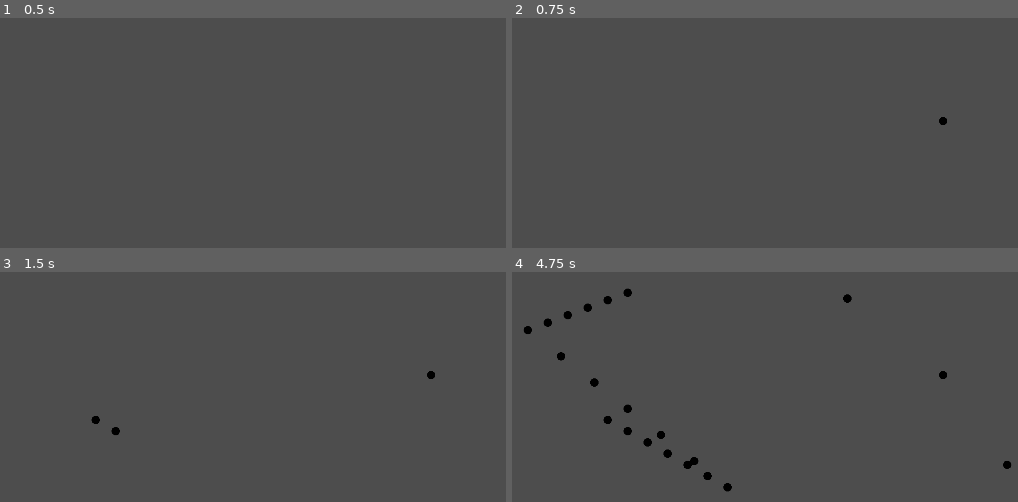
Above: before the commit, frames 1-4 (two rows, left to right).
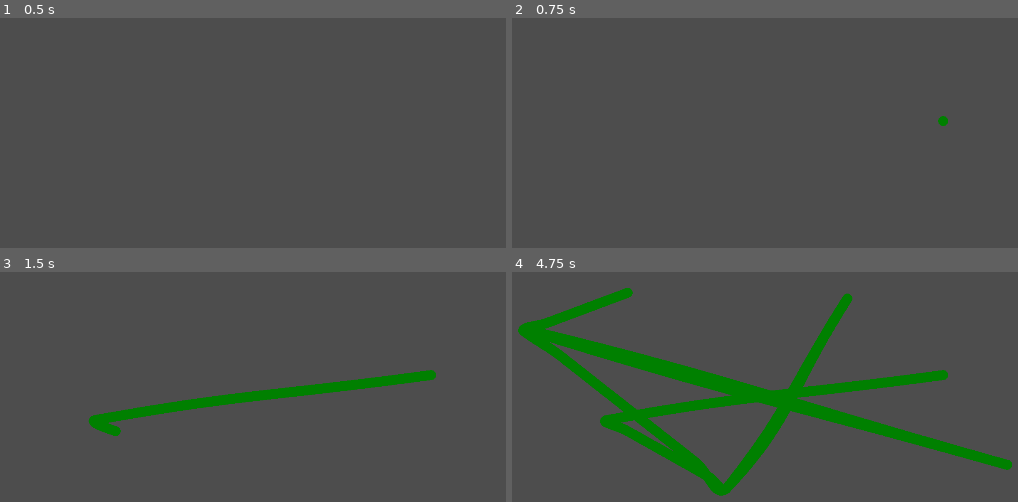
Above: after the commit, the same moments.

Repository: toucam87/FractaDoodle
Game: Godot game, scene res://Scenes/stroke.tscn
Two runs of this game, one before a commit and one after it. Both use one fixed random seed, a clock stepped at 60 frames per second and the inputs below. This scene is started directly instead of the project's main scene.
Inputs (mouse positions are in pixels of both pictures, inside the frame that each line leads up to):
- Up to frame 1 (0.5 s): no input
- Up to frame 2 (0.75 s): tap Enter at 0.5 s; move the mouse to (942, 121) at 0.52 s; press the mouse at (942, 121) at 0.53 s
- Up to frame 3 (1.5 s): right-click (430, 375) at 0.8 s; release the mouse at (430, 375) at 1.25 s; tap Space at 1.25 s; drag from (96, 419) to (217, 488) at 1.27 s
- Up to frame 4 (4.75 s): move the mouse to (845, 299) at 2.02 s; press the mouse at (845, 299) at 2.03 s; right-click (845, 299) at 2.3 s; release the mouse at (845, 299) at 2.75 s; tap Enter at 2.75 s; drag from (729, 488) to (527, 329) at 2.77 s; move the mouse to (1007, 465) at 3.52 s; press the mouse at (1007, 465) at 3.53 s; right-click (1007, 465) at 3.8 s; release the mouse at (1007, 465) at 4.25 s; tap Space at 4.25 s; drag from (527, 329) to (648, 285) at 4.27 s

Frame 1 is identical in both runs. In frame 2, less than 0.1% of the frame differs, in the area x 84-87%, y 42-47%; in frame 3, 3.2%; in frame 4, 14%, in the area x 1-99%, y 6-98%.

Commit message:
v0.2.1 smooth drawing
managed to get smooth drawing instead of disconnected points by applying bezier curves in between the mouse location points. thickness is still constant at the moment.

Diff:
--- a/Scenes/Drawing.gd
+++ b/Scenes/Drawing.gd
@@ -1,6 +1,6 @@
 extends Node2D
 
-var points_to_paint : PackedVector2Array
+
 var stroke_packed_scene = preload("res://Scenes/stroke.tscn")
 var new_stroke : Stroke
 
@@ -10,12 +10,13 @@
 		new_stroke = stroke_packed_scene.instantiate() as Stroke
 		add_child(new_stroke)
 		new_stroke.name = "stroke "
-		new_stroke.configurate(Color.BLUE, 12.0, 1.0)
+		new_stroke.configurate(Color.GREEN_YELLOW, 12.0, 1.0)
+
 
 	if event.is_action_released("left click"):
 		new_stroke.is_painting = false
 		new_stroke = null
-		points_to_paint.clear()
+
 
 	if event.is_action_pressed("right click"):
 		new_stroke = stroke_packed_scene.instantiate() as Stroke
@@ -23,7 +24,7 @@
 		new_stroke.name = "erase stroke "
 		new_stroke.configurate(Color.WHITE, 25.0, 1.0)
 
+
 	if event.is_action_released("right click"):
 		new_stroke.is_painting = false
 		new_stroke = null
-		points_to_paint.clear()
--- a/Scenes/Fractal Frame.gd
+++ b/Scenes/Fractal Frame.gd
@@ -1,4 +1,7 @@
 extends Node2D
+
+#NOTE: The fractal sprite has a material with blending mode set to premultiplied alpha. This gets the colors really nice and vibrant
+# instead of getting more and more grey with the repeating frames.
 
 @onready var fractal_sprite = $fractal_sprite
 @onready var panel = $fractal_sprite/Panel
@@ -23,6 +26,8 @@
 	var viewport_texture = get_viewport().get_texture()
 	fractal_sprite.texture = ImageTexture.create_from_image( viewport_texture.get_image() )
 
+#TODO have modulate of sprite be a property that can be changed through UI since it changes the level of fading/detail visible on final image
+# with a really cool effect
 
 
 
--- a/Scenes/Fractal Frame.tscn
+++ b/Scenes/Fractal Frame.tscn
@@ -1,7 +1,13 @@
-[gd_scene load_steps=5 format=3 uid="uid://df75qk2fhqfsj"]
+[gd_scene load_steps=7 format=3 uid="uid://df75qk2fhqfsj"]
 
 [ext_resource type="Script" path="res://Scenes/Fractal Frame.gd" id="1_3m0m3"]
 [ext_resource type="Texture2D" uid="uid://biw5gbdej1tvx" path="res://Textures/blue_button13.png" id="2_3a2bw"]
+
+[sub_resource type="CanvasItemMaterial" id="CanvasItemMaterial_a5ji8"]
+blend_mode = 2
+
+[sub_resource type="CanvasItemMaterial" id="CanvasItemMaterial_vkucb"]
+blend_mode = 4
 
 [sub_resource type="StyleBoxTexture" id="StyleBoxTexture_aljk7"]
 texture = ExtResource("2_3a2bw")
@@ -16,11 +22,15 @@
 Panel/styles/panel = SubResource("StyleBoxTexture_aljk7")
 
 [node name="FractalFrame" type="Node2D"]
+z_index = 2
+material = SubResource("CanvasItemMaterial_a5ji8")
 position = Vector2(800, 450)
 scale = Vector2(0.6, 0.6)
 script = ExtResource("1_3m0m3")
 
 [node name="fractal_sprite" type="Sprite2D" parent="."]
+modulate = Color(1, 1, 1, 0.94902)
+material = SubResource("CanvasItemMaterial_vkucb")
 
 [node name="Panel" type="Panel" parent="fractal_sprite"]
 visible = false
--- a/Scenes/main_canvas_layer.tscn
+++ b/Scenes/main_canvas_layer.tscn
@@ -49,8 +49,10 @@
 offset_bottom = 1080.0
 
 [node name="main viewport" type="SubViewport" parent="Main Viewport Container (drawing area)"]
+disable_3d = true
 transparent_bg = true
 handle_input_locally = false
+msaa_2d = 3
 size = Vector2i(1600, 900)
 render_target_update_mode = 4
 
@@ -68,6 +70,7 @@
 
 [node name="Drawing" type="Node2D" parent="Main Viewport Container (drawing area)/main viewport"]
 modulate = Color(1, 1, 1, 0.980392)
+z_index = 1
 script = ExtResource("2_1fcsg")
 
 [node name="Fractal Frame Controller" parent="." instance=ExtResource("4_bx1k4")]
--- a/Scenes/stroke.gd
+++ b/Scenes/stroke.gd
@@ -2,22 +2,13 @@
 class_name Stroke
 
 
-var points_to_paint : PackedVector2Array
+var mouse_points : PackedVector2Array
+@export var curve : Curve2D
+var points_to_draw : PackedVector2Array
 var color = Color.BLACK
-var thickness = 10
+var thickness = 2
 var opacity = 1.0
 var is_painting = true
-
-
-func _input(event: InputEvent) -> void:
-	if (Mouse.left_click_pressed or Mouse.right_click_pressed) and is_painting:
-			points_to_paint.append(Mouse.mouse_pos)
-			queue_redraw()
-
-
-func _draw() -> void:
-	for i in points_to_paint.size():
-		draw_circle(points_to_paint[i], thickness, color)
 
 
 
@@ -26,3 +17,48 @@
 	color = _color
 	opacity = _opacity
 	modulate = Color(Color.WHITE, opacity)
+	mouse_points.append(Mouse.mouse_pos)
+	calculate_bezier_curve(mouse_points)
+
+func _input(event: InputEvent) -> void:
+	if (Mouse.left_click_pressed or Mouse.right_click_pressed) and is_painting:
+			mouse_points.append(Mouse.mouse_pos)
+			calculate_bezier_curve(mouse_points)
+			queue_redraw()
+
+
+func _draw() -> void:
+	#draw_polyline(points_to_draw, Color.WEB_GREEN,24.0 , true)
+
+	#it makes for a smoother paint experience to draw circles instead of polylines. Somehow I couldn't get the polyline to not look like a bunch of straight lines
+	#with jagged edges and corners. The circles makes it look smooth (although not antialiased)
+	for i in points_to_draw.size():
+		draw_circle(points_to_draw[i], 12.0, Color.WEB_GREEN)
+
+	#for i in mouse_points.size():
+	#	draw_circle(mouse_points[i], 2.0, Color.BLACK)
+
+	pass
+
+
+
+func calculate_bezier_curve(_points : PackedVector2Array):
+	curve.clear_points()
+	for i in mouse_points.size():
+		curve.add_point(mouse_points[i])
+	if curve.point_count > 2:
+		#change the control points of the in between points
+		#to do this, I find the point right before and right after and create a vector between them.
+		#I then set the control nodes to be proportional to the ratio of how far I am from the previous point and next point.
+		#probably not "perfect" in terms of smooth line, but good enough for me to be satisfied.
+		for i in curve.point_count - 2:
+			var from_previous_to_next = curve.get_point_position(i+2) - curve.get_point_position(i)
+			var distance_to_previous = curve.get_point_position(i+1).distance_to(curve.get_point_position(i))
+			var distance_to_next = curve.get_point_position(i+1).distance_to(curve.get_point_position(i+2))
+			var ratio_to_previous = distance_to_previous / ( distance_to_previous + distance_to_next)
+			var ratio_to_next = distance_to_next / ( distance_to_previous + distance_to_next)
+			curve.set_point_in(i+1, - ratio_to_previous * from_previous_to_next / 2.0)
+			curve.set_point_out(i+1, ratio_to_next * from_previous_to_next / 2.0)
+
+	#points_to_draw = curve.tessellate_even_length(7, 5.0)
+	points_to_draw = curve.get_baked_points()
--- a/Scenes/stroke.tscn
+++ b/Scenes/stroke.tscn
@@ -1,6 +1,11 @@
-[gd_scene load_steps=2 format=3 uid="uid://vl7dhg4nvnlg"]
+[gd_scene load_steps=3 format=3 uid="uid://vl7dhg4nvnlg"]
 
 [ext_resource type="Script" path="res://Scenes/stroke.gd" id="1_yxoh2"]
 
+[sub_resource type="Curve2D" id="Curve2D_lfl0l"]
+
 [node name="Stroke" type="Node2D"]
 script = ExtResource("1_yxoh2")
+curve = SubResource("Curve2D_lfl0l")
+
+[node name="Line2D" type="Line2D" parent="."]
--- a/project.godot
+++ b/project.godot
@@ -40,3 +40,9 @@
 "events": [Object(InputEventMouseButton,"resource_local_to_scene":false,"resource_name":"","device":-1,"window_id":0,"a …(253 unchanged characters)…
 ]
 }
+
+[rendering]
+
+anti_aliasing/screen_space_roughness_limiter/amount=1.23
+anti_aliasing/screen_space_roughness_limiter/limit=0.36
+anti_aliasing/quality/msaa_2d=3
